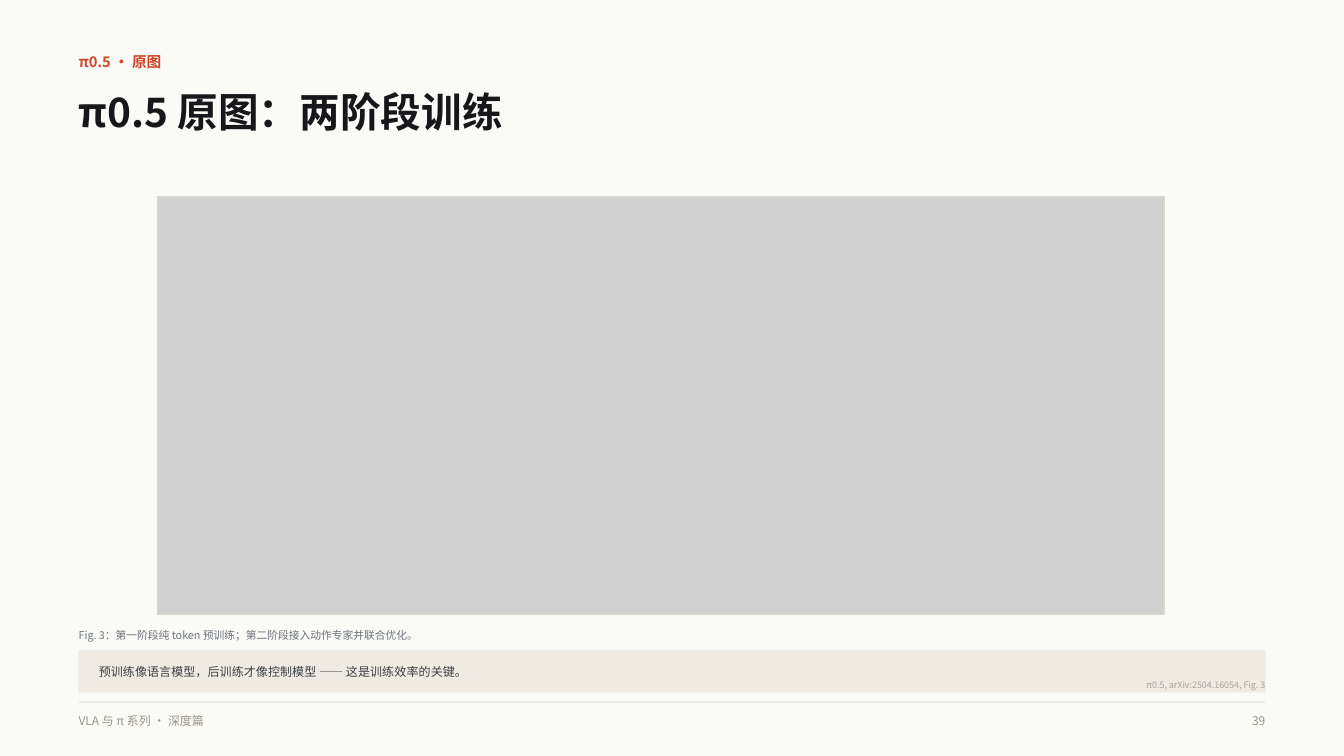
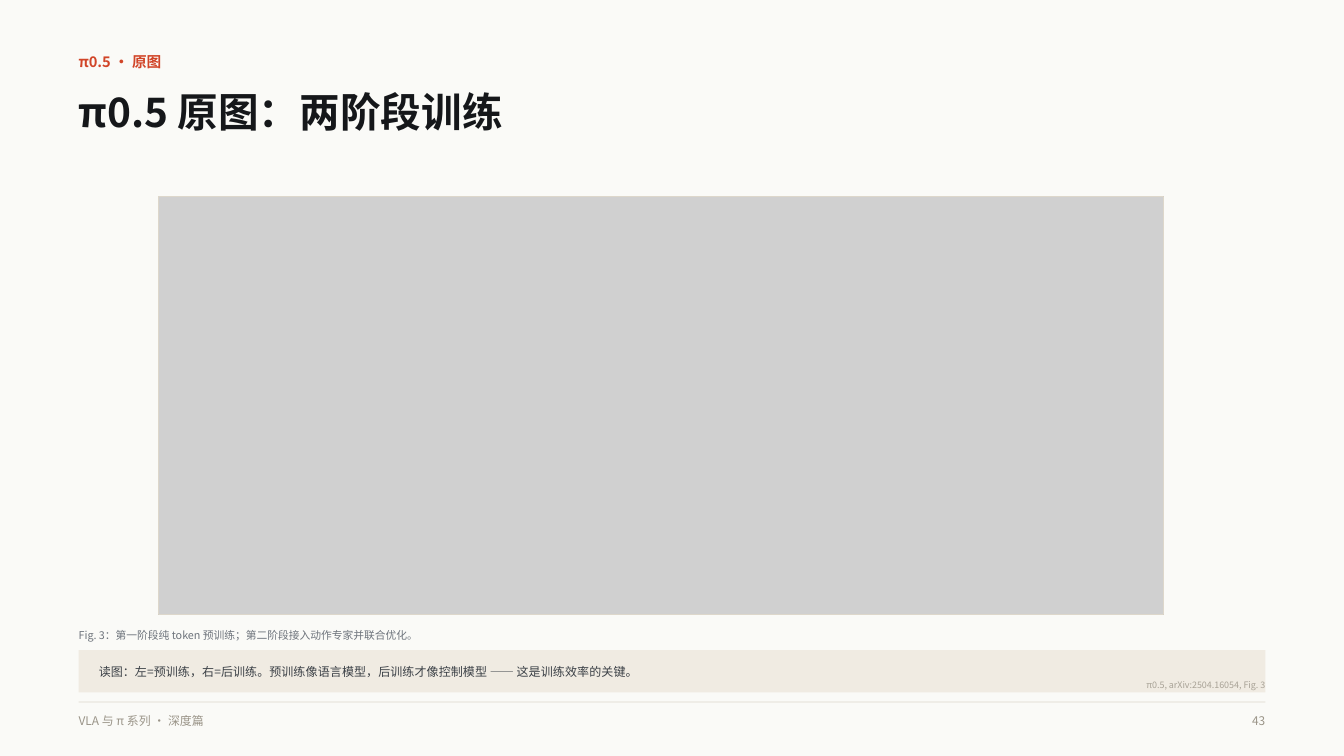
Before and after one commit to binbinao/ai-ppt-hub, a slide deck: slide 43 of decks/vla-pi-deep-dive/VLA与pi系列模型深度解析.pptx (slide 39 before the commit). Drawn at 1344x756 pixels with LibreOffice and Linux fonts; fonts in the diff are those of the drawing; grey boxes stand for pictures. Boxes give left, top, right and bottom in pixels: in the first picture for what was removed or moved away, otherwise in the second. Text is boxed around its words. In the diff, an @@ line names an element or a change of style, - is before the commit and + after.

```diff
--- a/decks/vla-pi-deep-dive/VLA与pi系列模型深度解析.pptx
+++ b/decks/vla-pi-deep-dive/VLA与pi系列模型深度解析.pptx
@@ text at box(99, 666, 638, 677): text changed @@
-预训练像语言模型，后训练才像控制模型 —— 这是训练效率的关键。
+读图：左=预训练，右=后训练。预训练像语言模型，后训练才像控制模型 —— 这是训练效率的关键。
@@ text at box(1252, 716, 1265, 725): text changed @@
-39
+43
```
Also in this commit, not shown: 93 other slides changed, 11 slides added, 5 other files.
